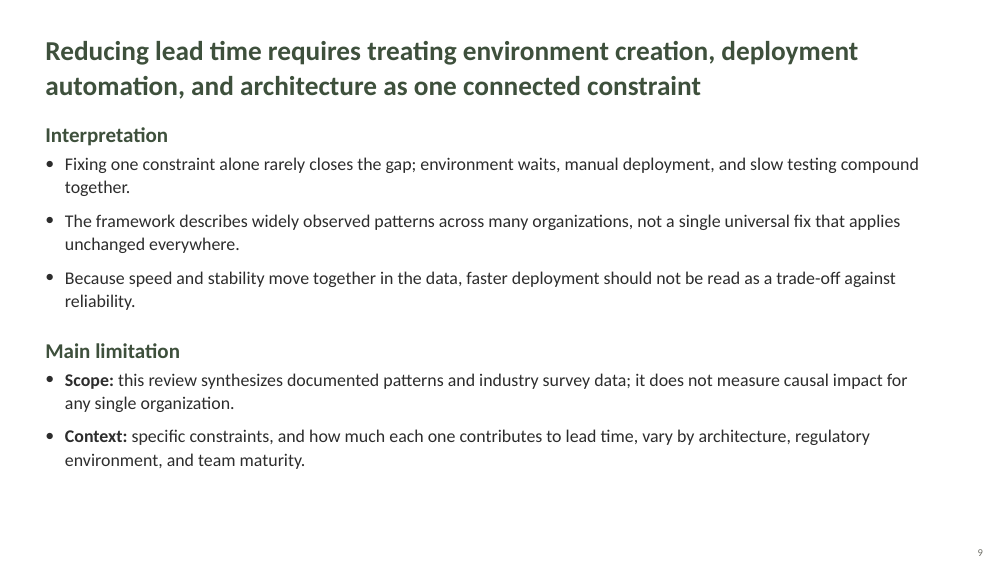
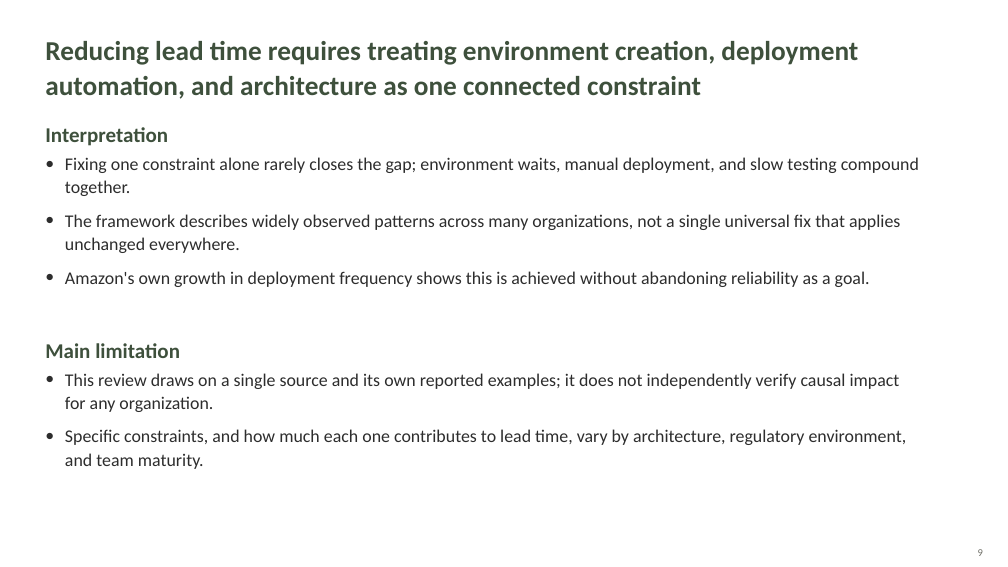
Before and after one commit to tannerlston/csd-380, a slide deck: slide 9 of module-1/TheTechnologyValueStreamCSD380.pptx. Drawn at 1008x567 pixels with LibreOffice and Linux fonts; fonts in the diff are those of the drawing. Boxes give left, top, right and bottom in pixels: in the first picture for what was removed or moved away, otherwise in the second. Text is boxed around its words. In the diff, an @@ line names an element or a change of style, - is before the commit and + after.

```diff
--- a/module-1/TheTechnologyValueStreamCSD380.pptx
+++ b/module-1/TheTechnologyValueStreamCSD380.pptx
@@ text at box(65, 271, 870, 287): text changed @@
-Because speed and stability move together in the data, faster deployment should not be read as a trade-off against reliability.
+Amazon's own growth in deployment frequency shows this is achieved without abandoning reliability as a goal.
@@ text at box(65, 373, 900, 412): text changed @@
-Scope: this review synthesizes documented patterns and industry survey data; it does not measure causal impact for any single organization.
+This review draws on a single source and its own reported examples; it does not independently verify causal impact for any organization.
@@ text at box(65, 429, 907, 469): text changed @@
-Context: specific constraints, and how much each one contributes to lead time, vary by architecture, regulatory environment, and team maturity.
+Specific constraints, and how much each one contributes to lead time, vary by architecture, regulatory environment, and team maturity.
```
Also in this commit, not shown: 9 other slides changed, 1 slide added, 1 slide removed.
